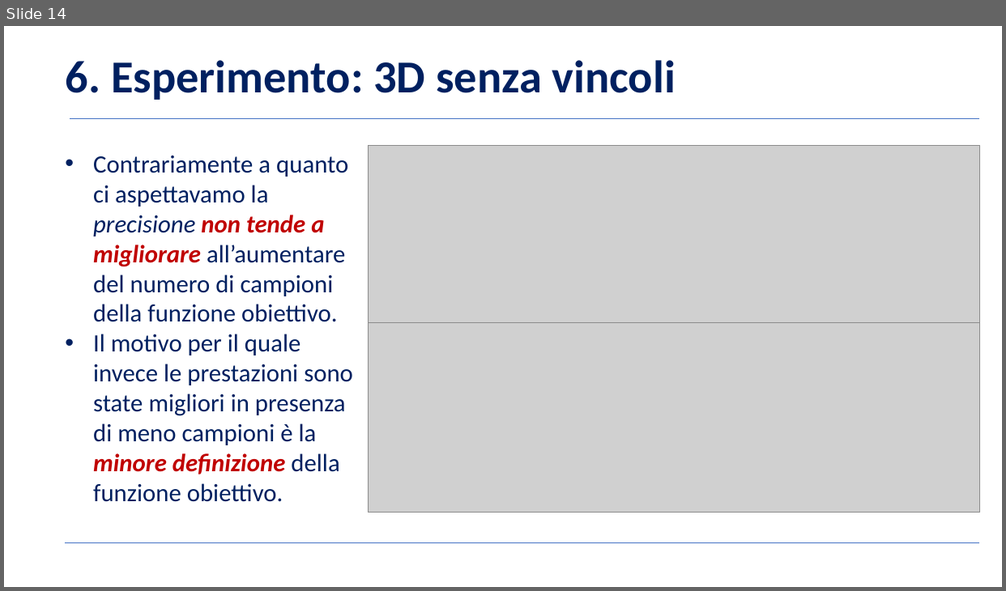
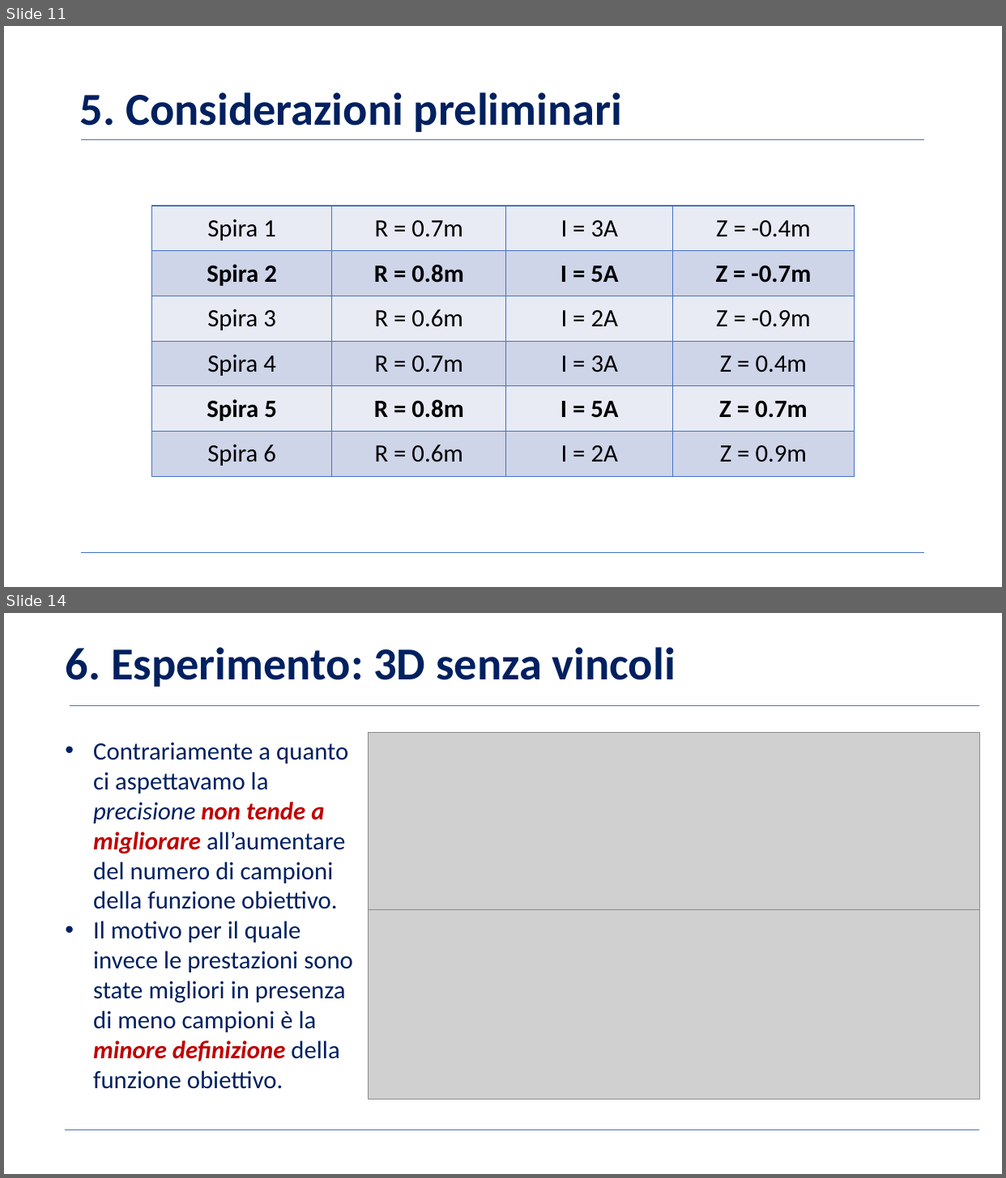
Before and after one commit to BernardoGiordano/NelderMeadMethod, a slide deck: writeup/Slides.pptx. Shown one above the other, each under a label of ours: slide 14 before the commit, slides 11 and 14 after it; the slides between them are not shown. The pictures are 1006x591 and 1006x1178 pixels, drawn with LibreOffice and Linux fonts; fonts in the diff are those of the drawing; grey boxes stand for pictures; background and template pictures are left out. Boxes give left, top, right and bottom in pixels: in the first picture for what was removed or moved away, otherwise in the second. Text is boxed around its words. In the diff, an @@ line names an element or a change of style, - is before the commit and + after.

```diff
--- a/writeup/Slides.pptx
+++ b/writeup/Slides.pptx
@@ slide 11 added at box(4, 26, 1002, 587), background picture (left out) @@
@@ title added at box(80, 92, 623, 132), 44 pt, text #002060, bold @@
+5. Considerazioni preliminari
@@ line added from (81, 139) to (925, 139), #4472C4 0.5 pt @@
@@ table added at box(152, 206, 855, 476), 6 rows, 4 columns @@
+Spira 1 | R = 0.7m | I = 3A | Z = -0.4m
+Spira 2 | R = 0.8m | I = 5A | Z = -0.7m
+Spira 3 | R = 0.6m | I = 2A | Z = -0.9m
+Spira 4 | R = 0.7m | I = 3A | Z = 0.4m
+Spira 5 | R = 0.8m | I = 5A | Z = 0.7m
+Spira 6 | R = 0.6m | I = 2A | Z = 0.9m
@@ line added from (81, 553) to (925, 553), #4472C4 0.5 pt @@
```
Also in this commit, not shown: 4 slides changed, 2 other slides added, 1 slide removed.
